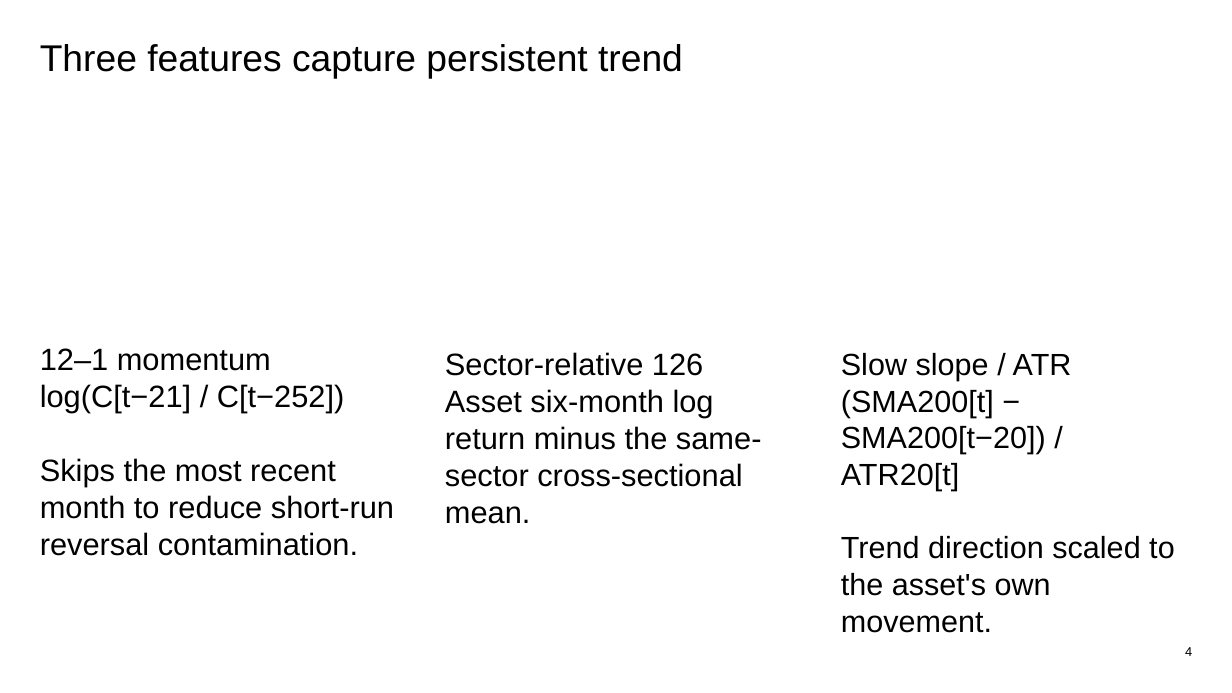
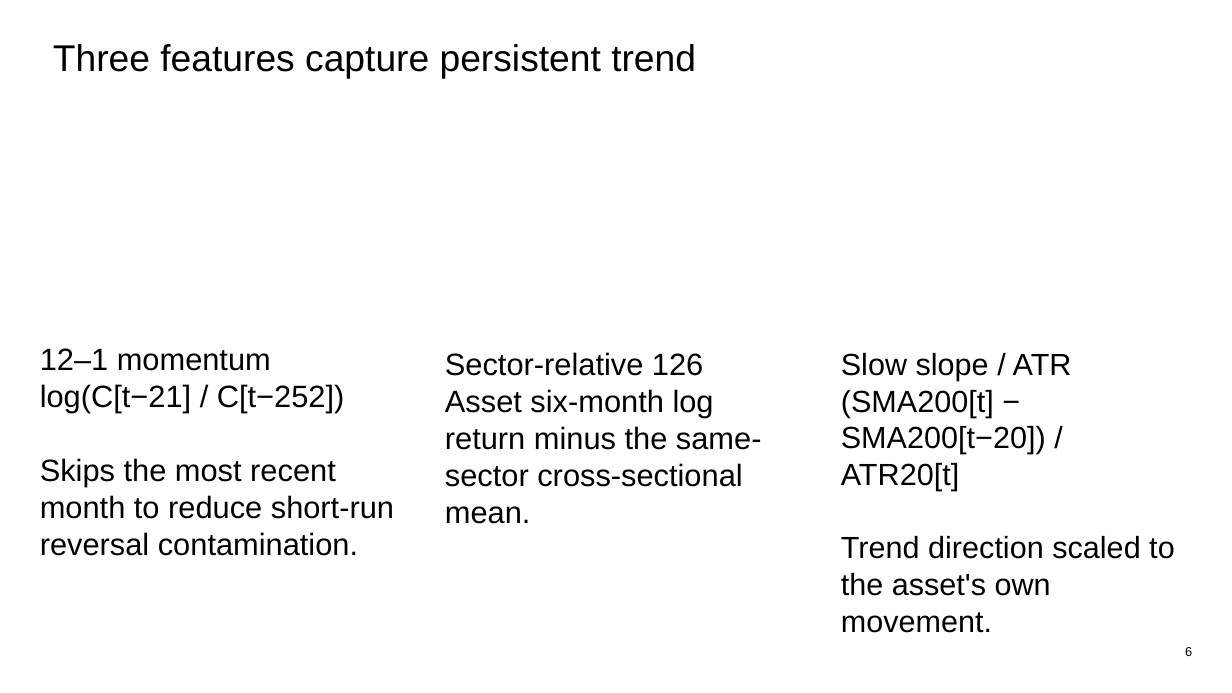
Before and after one commit to Francisc0Franc0/Time-Series-Modeling-Gen5, a slide deck: slide 6 of operator_hypothesis_lab/presentations/hyp_mom_04_1_regularized_trend_state_quartile_evidence.pptx (slide 4 before the commit). Drawn at 1232x693 pixels with LibreOffice and Linux fonts; fonts in the diff are those of the drawing. Boxes give left, top, right and bottom in pixels: in the first picture for what was removed or moved away, otherwise in the second. Text is boxed around its words. In the diff, an @@ line names an element or a change of style, - is before the commit and + after.

```diff
--- a/operator_hypothesis_lab/presentations/hyp_mom_04_1_regularized_trend_state_quartile_evidence.pptx
+++ b/operator_hypothesis_lab/presentations/hyp_mom_04_1_regularized_trend_state_quartile_evidence.pptx
@@ text "Three features capture persistent trend": place and size @@
-text "Three features capture persistent trend" at [40, 44, 683, 79]
+text "Three features capture persistent trend" at [53, 44, 696, 79]
@@ text at [1185, 647, 1192, 656]: text changed @@
-4
+6
```
Also in this commit, not shown: 10 other slides changed, 2 slides added, 1 other file.
